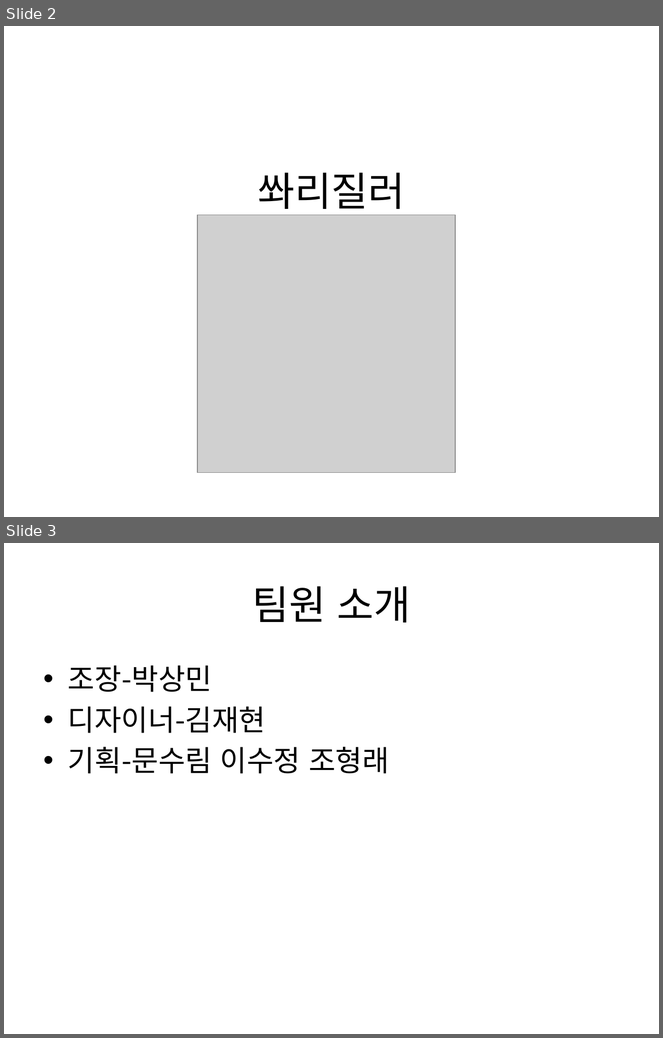
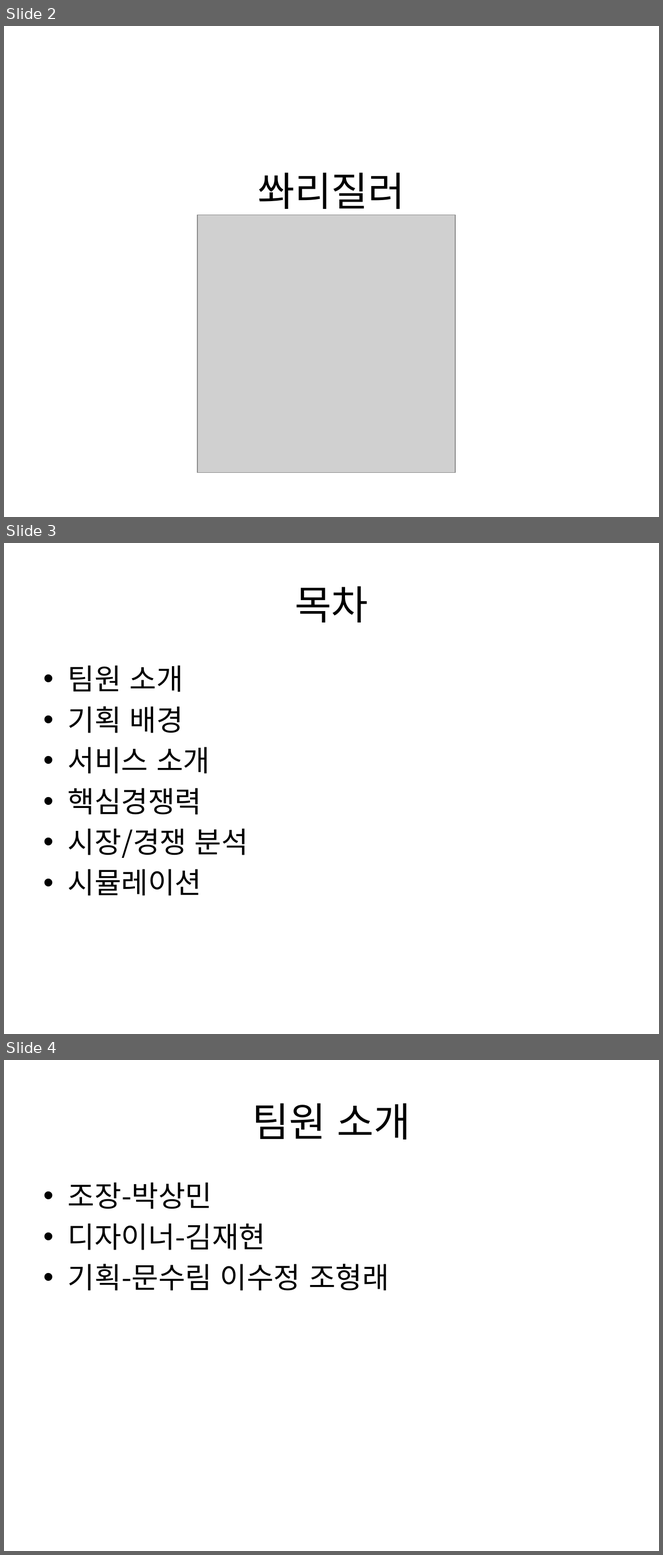
Before and after one commit to pasongsj/ideatone, a slide deck: ideatoneppt.pptx. Shown one above the other, each under a label of ours: slides 2 and 3 before the commit, slides 2, 3 and 4 after it. The pictures are 663x1038 and 663x1555 pixels, drawn with LibreOffice and Linux fonts; fonts in the diff are those of the drawing; grey boxes stand for pictures. Boxes give left, top, right and bottom in pixels: in the first picture for what was removed or moved away, otherwise in the second. Text is boxed around its words. In the diff, an @@ line names an element or a change of style, - is before the commit and + after.

```diff
--- a/ideatoneppt.pptx
+++ b/ideatoneppt.pptx
@@ slide 3 added at bbox=[4, 543, 659, 1034], background #FFFFFF @@
@@ title added at bbox=[295, 586, 369, 623], 44 pt, text #000000 @@
+목차
@@ text added at bbox=[68, 665, 248, 896], 32 pt, text #000000 @@
+• 팀원 소개
+• 기획 배경
+• 서비스 소개
+• 핵심경쟁력
+• 시장/경쟁 분석
+• 시뮬레이션
@@ what was slide 3 is now slide 4 @@
```
Also in this commit, not shown: 1 slide changed, 1 other slide added, 1 other file.
